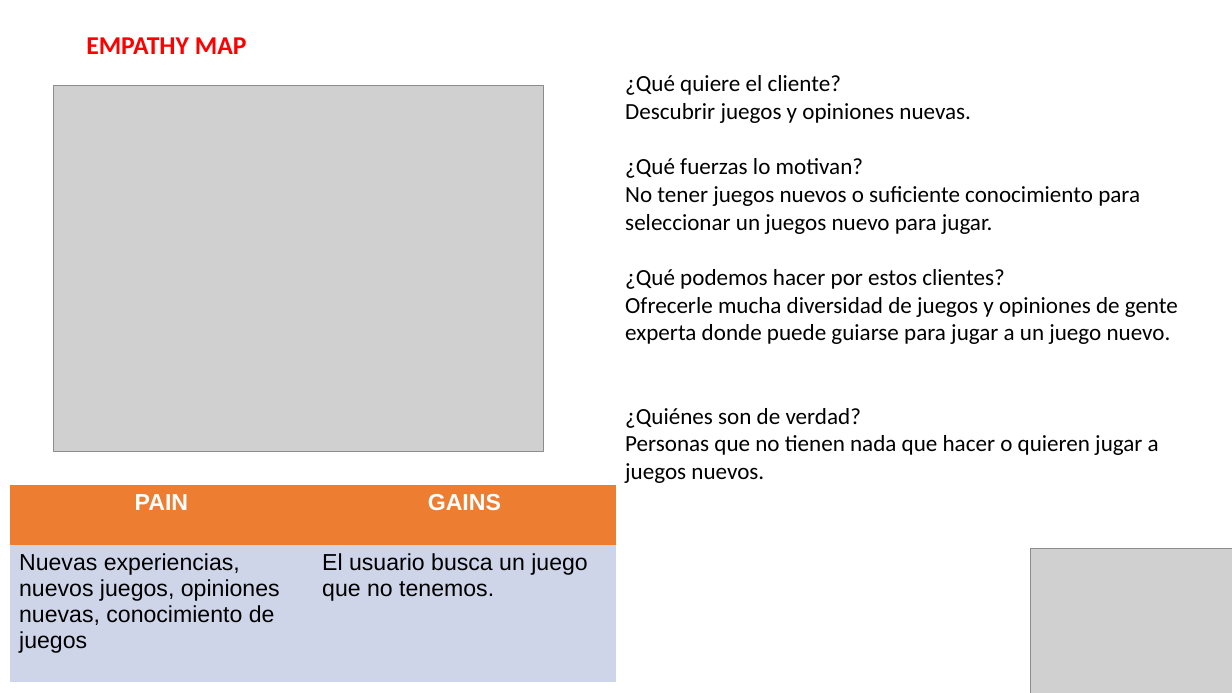
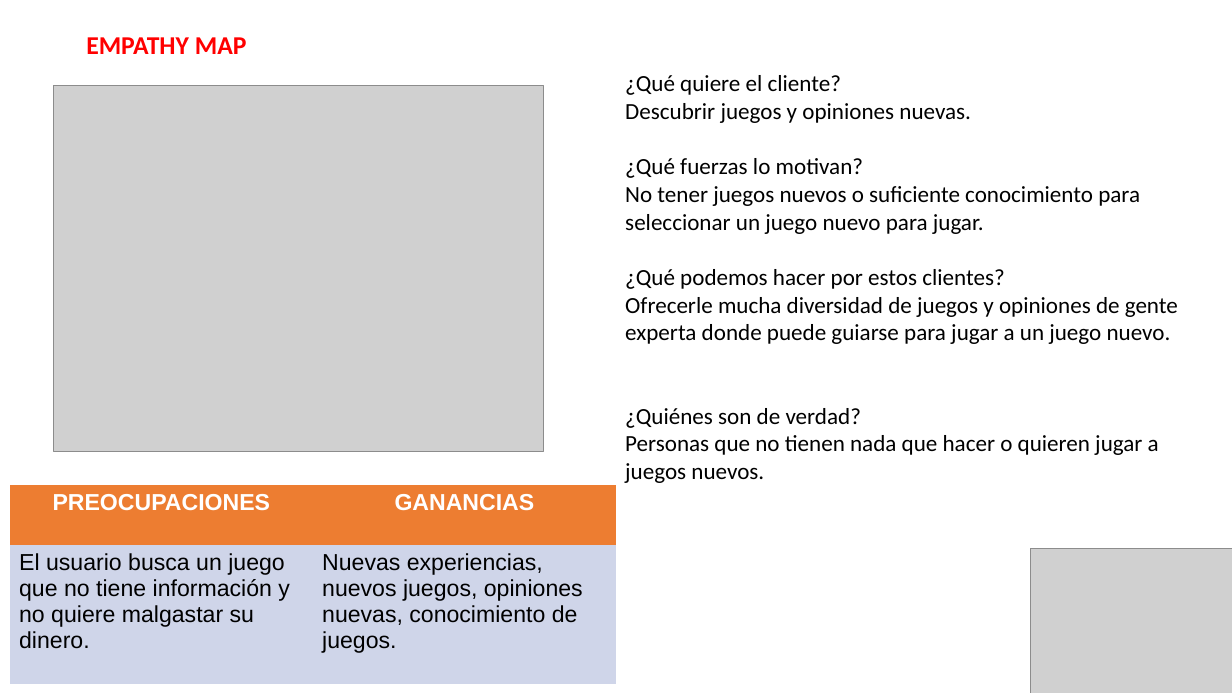
Before and after one commit to albellna/Gamedia_PI, a slide deck: slide 3 of Estilos/Scrum/Scrum_Gamedia.pptx. Drawn at 1232x693 pixels with LibreOffice and Linux fonts; fonts in the diff are those of the drawing; grey boxes stand for pictures. Boxes give left, top, right and bottom in pixels: in the first picture for what was removed or moved away, otherwise in the second. Text is boxed around its words. In the diff, an @@ line names an element or a change of style, - is before the commit and + after.

```diff
--- a/Estilos/Scrum/Scrum_Gamedia.pptx
+++ b/Estilos/Scrum/Scrum_Gamedia.pptx
@@ text at (625,186,1140,234): text changed @@
-No tener juegos nuevos o suficiente conocimiento para seleccionar un juegos nuevo para jugar.
+No tener juegos nuevos o suficiente conocimiento para seleccionar un juego nuevo para jugar.
@@ table at (10,485,616,693) @@
-row 1, column 1: PAIN
+row 1, column 1: PREOCUPACIONES
-row 1, column 2: GAINS
+row 1, column 2: GANANCIAS
-row 2, column 1: Nuevas experiencias, nuevos juegos, opiniones nuevas, conocimiento de juegos
+row 2, column 1: El usuario busca un juego que no tiene información y no quiere malgastar su dinero.
-row 2, column 2: El usuario busca un juego que no tenemos.
+row 2, column 2: Nuevas experiencias, nuevos juegos, opiniones nuevas, conocimiento de juegos.
```
Also in this commit, not shown: 4 other slides changed.
